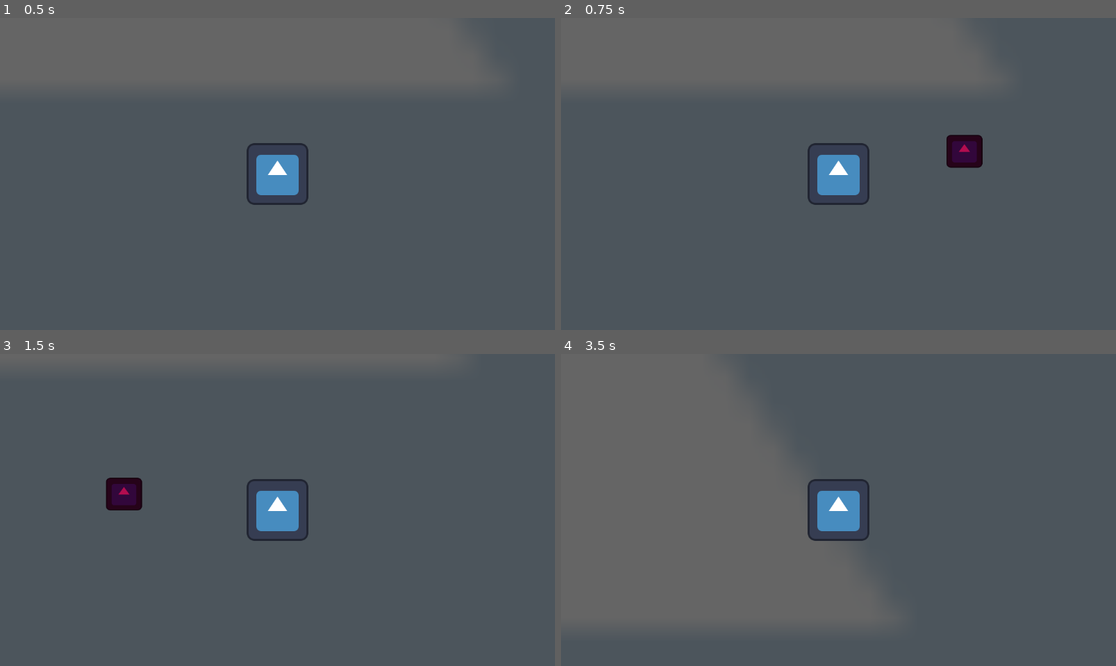
Above: before the commit, frames 1-4 (two rows, left to right).
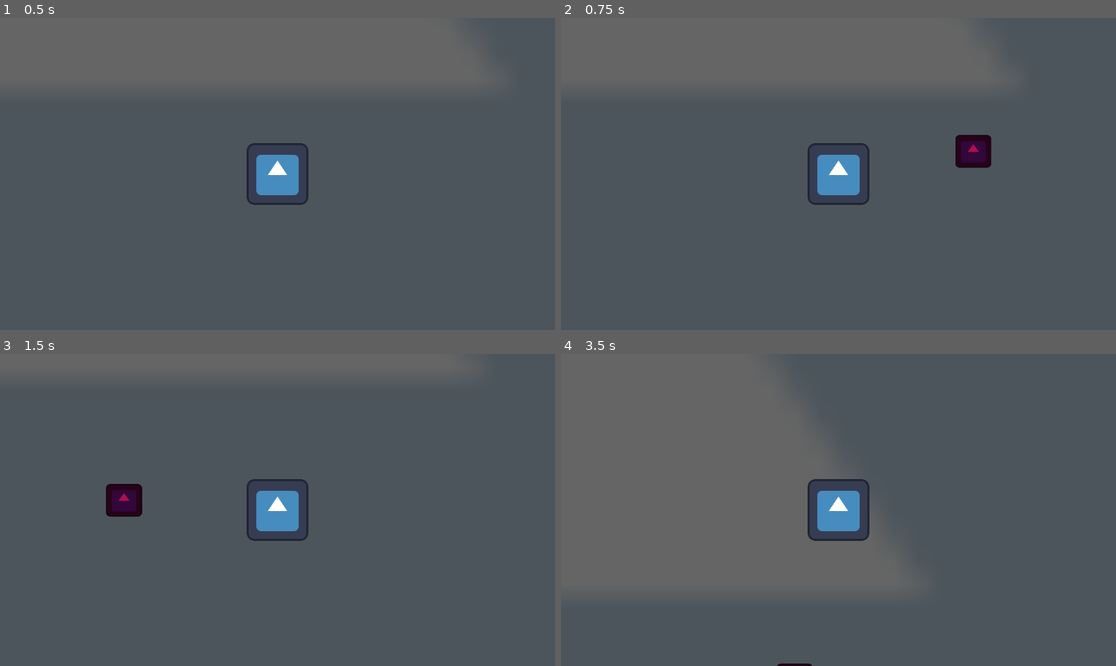
Above: after the commit, the same moments.

Repository: samithShetty/49er-Fall-2023-Game-Jam
Game: Godot game, scene res://Main.tscn
The game is run twice, just before and just after one commit, with the same random seed, the same clock (stepped at 60 frames per second) and the same inputs. The engine's default icon, where the game draws it, is replaced by a stand-in: a white triangle on a blue panel in a dark square.
Inputs (mouse positions are in pixels of both pictures, inside the frame that each line leads up to):
- Up to frame 1 (0.5 s): no input
- Up to frame 2 (0.75 s): tap Enter at 0.5 s; move the mouse to (960, 158) at 0.52 s; press the mouse at (960, 158) at 0.53 s; hold D (move_right) from 0.53 s (still down)
- Up to frame 3 (1.5 s): move the mouse to (166, 525) at 1.27 s; release D (move_right) at 1.28 s; release the mouse at (166, 525) at 1.28 s; hold S (move_down) from 1.28 s (still down); click (166, 525) at 1.35 s
- Up to frame 4 (3.5 s): move the mouse to (894, 441) at 2.02 s; release S (move_down) at 2.03 s; press the mouse at (894, 441) at 2.03 s; hold D (move_right) 2.03-2.78 s; move the mouse to (810, 572) at 2.77 s; release the mouse at (810, 572) at 2.78 s; hold W (move_up) from 2.78 s (still down); click (810, 572) at 2.85 s

Frame 1 is identical in both runs. In frame 2, 0.5% of the frame differs, in the area x 69-78%, y 37-49%; in frame 3, 0.5%; in frame 4, 1.9%, in the area x 0-56%, y 11-100%.

Commit message:
Added Knockback between Players and Aggro NPC

Diff:
--- a/Boomerang/Boomerang.gd
+++ b/Boomerang/Boomerang.gd
@@ -1,4 +1,4 @@
-extends CharacterBody2D
+class_name Boomerang extends CharacterBody2D
 @export var player: CharacterBody2D
 @export var springForce: float
 @export var maxSpeed: Vector2
--- a/Main.tscn
+++ b/Main.tscn
@@ -7,6 +7,7 @@
 [node name="Main" type="Node2D"]
 
 [node name="Player" parent="." instance=ExtResource("1_qn2vq")]
+move_speed = 500.0
 
 [node name="NPC" parent="." instance=ExtResource("3_f35kg")]
 position = Vector2(818, 492)
--- a/NPC/NPC.gd
+++ b/NPC/NPC.gd
@@ -5,10 +5,10 @@
 
 var player: CharacterBody2D
 var state: State = State.ROAM
-var is_aggro: bool = false
 var chase_direction : Vector2
 var target_location: Vector2
 @export var move_speed: float
+@export var push_force: float
 @onready var sprite = $AnimatedSprite2D
 @onready var nav_agent = $NavigationAgent2D
 
@@ -45,14 +45,14 @@
 		sprite.play("run")
 
 func _on_area_2d_body_entered(body):
-	if body.name == "Boomerang":
-		if is_aggro:
+	if body is Boomerang:
+		if state == State.AGGRO:
 			if chase_direction.dot(body.velocity) > 0:
 				queue_free()
 			else:
 				pass
 		else:
-			is_aggro = true
+			state = State.AGGRO
 
 func set_roam_target():
 	target_location = position + randi_range(400, 800)*Vector2.from_angle(randf()*2*PI)
--- a/NPC/NPC.tscn
+++ b/NPC/NPC.tscn
@@ -83,6 +83,7 @@
 collision_mask = 0
 script = ExtResource("1_1stie")
 move_speed = 200.0
+push_force = 15.0
 
 [node name="CollisionShape2D" type="CollisionShape2D" parent="."]
 visible = false
@@ -95,7 +96,7 @@
 scale = Vector2(9.0625, 9.0625)
 sprite_frames = SubResource("SpriteFrames_vb4j4")
 animation = &"idle"
-frame_progress = 0.88286
+frame_progress = 0.0655478
 
 [node name="NavigationAgent2D" type="NavigationAgent2D" parent="."]
 
--- a/Player/Player.gd
+++ b/Player/Player.gd
@@ -1,6 +1,8 @@
 extends CharacterBody2D
 
-@export var moveSpeed: float
+@export var move_speed: float
+var move_input: Vector2
+var push_forces: Vector2
 var canThrow:bool = true
 
 # Called when the node enters the scene tree for the first time.
@@ -21,7 +23,9 @@
 	add_sibling(boomerang)
 
 func _physics_process(delta):
-	velocity = Input.get_vector("move_left", "move_right", "move_up", "move_down") * moveSpeed
+	move_input = Input.get_vector("move_left", "move_right", "move_up", "move_down") * move_speed
+	velocity = move_input + push_forces
+	push_forces *= 0.9
 
 func _input(event):
 	if event.is_action_pressed("throw") and canThrow:
@@ -30,6 +34,11 @@
 
 
 func _on_area_2d_body_entered(body):
-	if (body.name == "Boomerang"):
+	if body is Boomerang:
 		print("YOU DIED")
 		get_tree().reload_current_scene()
+	elif body is NPC and body.state == body.State.AGGRO:
+		push_forces += (position - body.position) * body.push_force
+		print("PUSH")
+
+	print(body)
--- a/Player/Player.tscn
+++ b/Player/Player.tscn
@@ -12,7 +12,7 @@
 [node name="Player" type="CharacterBody2D"]
 motion_mode = 1
 script = ExtResource("1_1g6o0")
-moveSpeed = 600.0
+move_speed = 20.0
 
 [node name="Icon" type="Sprite2D" parent="."]
 texture = ExtResource("2_31x4j")
@@ -23,7 +23,7 @@
 disabled = true
 
 [node name="Area2D" type="Area2D" parent="."]
-collision_mask = 2
+collision_mask = 6
 
 [node name="CollisionShape2D" type="CollisionShape2D" parent="Area2D"]
 shape = SubResource("RectangleShape2D_i5wt3")
